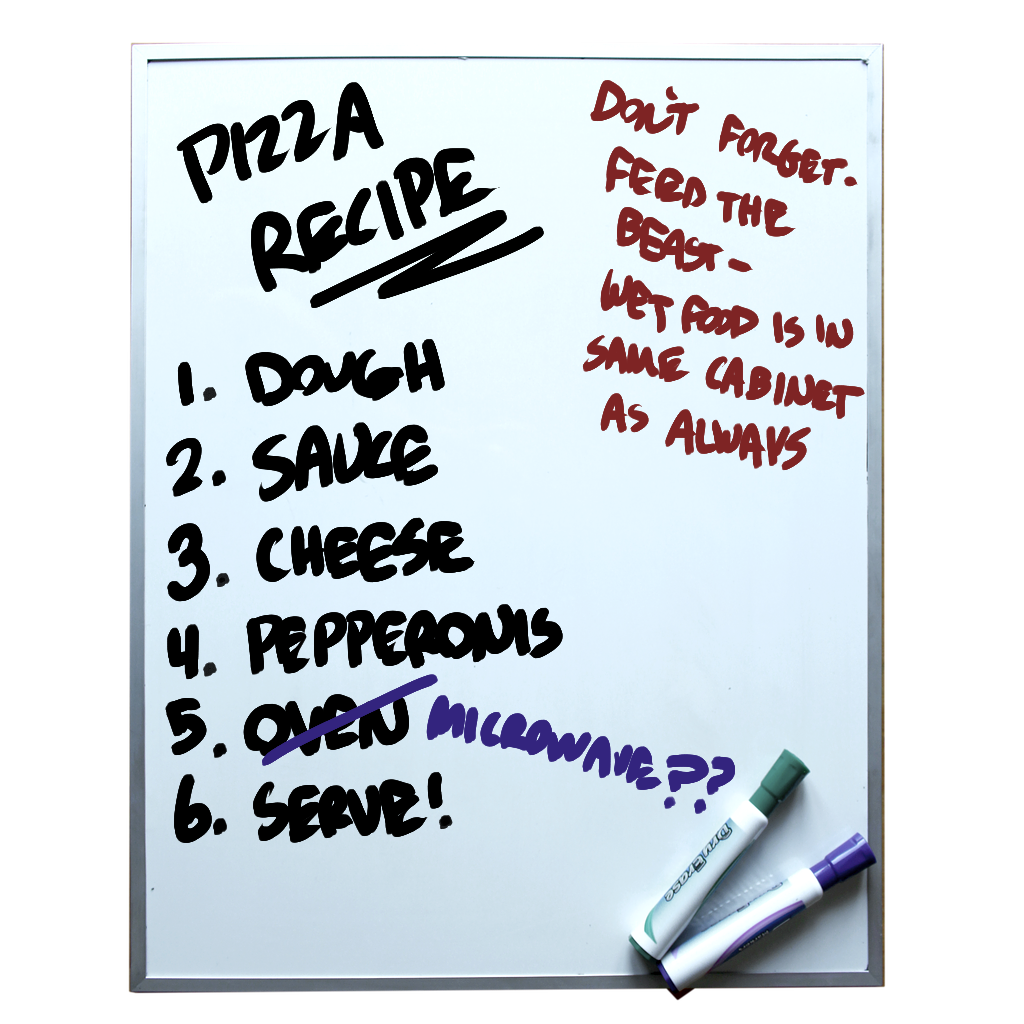
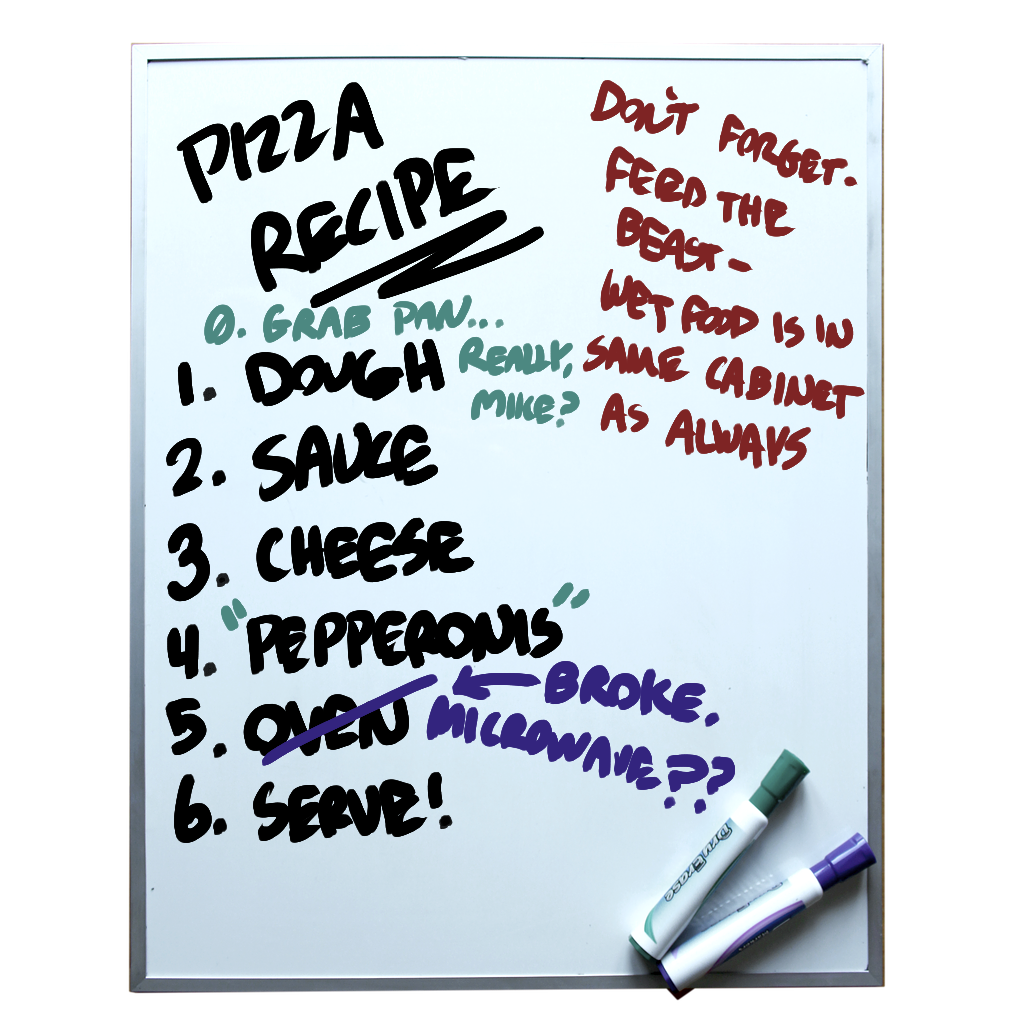
The second 1024 x 1024 image is a revision of the first. Changes to its layers:
added layer "Layer 6" above "Layer 4" over [204, 294, 720, 727]
